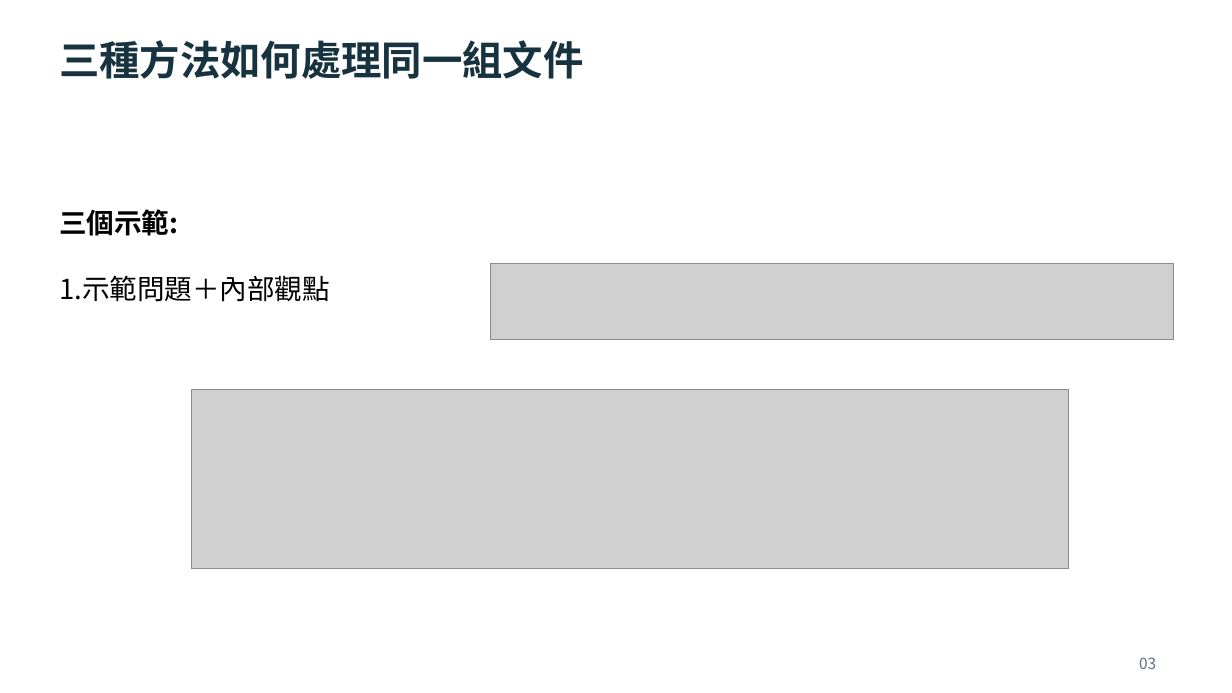
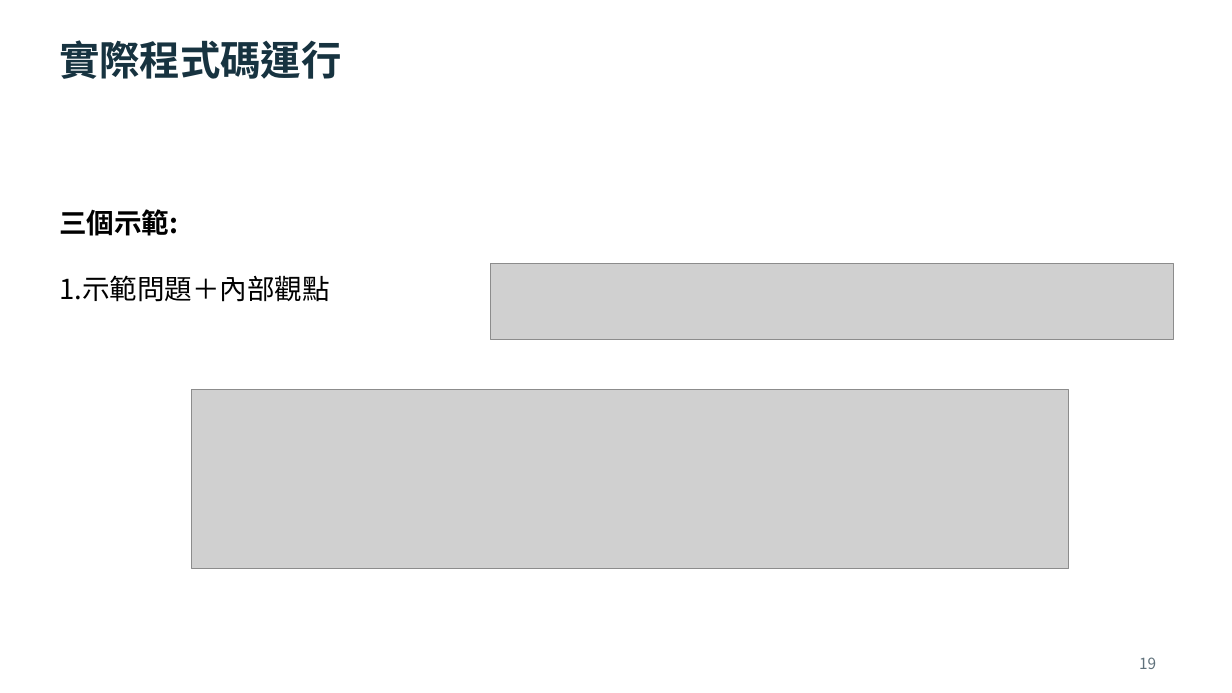
Before and after one commit to OohelloworldoO/Paper-Reading-Notes, a slide deck: slide 19 of 2026/1005-IDEAL-RAG(Final)/IDEAL-RAG_2026-10-05_Meeting.pptx. Drawn at 1232x693 pixels with LibreOffice and Linux fonts; fonts in the diff are those of the drawing; grey boxes stand for pictures. Boxes give left, top, right and bottom in pixels: in the first picture for what was removed or moved away, otherwise in the second. Text is boxed around its words. In the diff, an @@ line names an element or a change of style, - is before the commit and + after.

```diff
--- a/2026/1005-IDEAL-RAG(Final)/IDEAL-RAG_2026-10-05_Meeting.pptx
+++ b/2026/1005-IDEAL-RAG(Final)/IDEAL-RAG_2026-10-05_Meeting.pptx
@@ text at [59,40,341,79]: text changed @@
-三種方法如何處理同一組文件
+實際程式碼運行
@@ text at [1139,657,1156,669]: text changed @@
-03
+19
```
Also in this commit, not shown: 39 other slides changed, 7 slides added, 3 slides removed.
